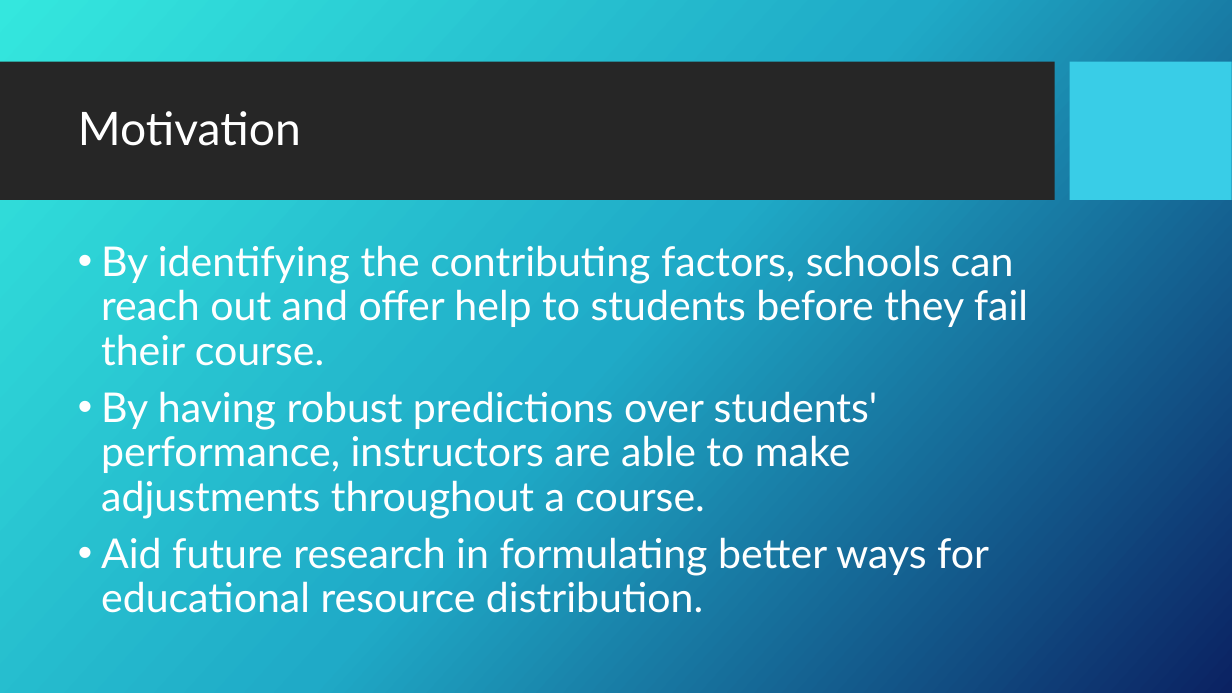
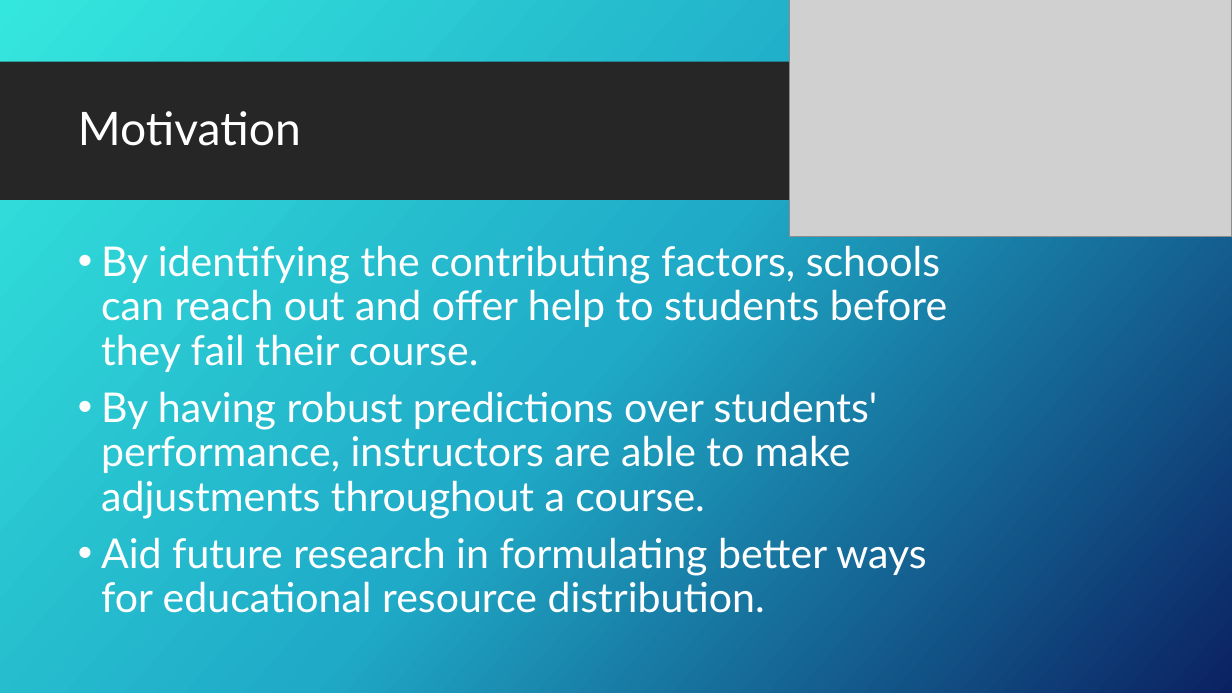
Before and after one commit to AmosChenZixuan/CIS_Research_Project, a slide deck: slide 3 of Proposal.pptx. Drawn at 1232x693 pixels with LibreOffice and Linux fonts; fonts in the diff are those of the drawing; grey boxes stand for pictures; background and template pictures are left out. Boxes give left, top, right and bottom in pixels: in the first picture for what was removed or moved away, otherwise in the second. Text is boxed around its words. In the diff, an @@ line names an element or a change of style, - is before the commit and + after.

Commit message:
Update Proposal.pptx
add pictures

```diff
--- a/Proposal.pptx
+++ b/Proposal.pptx
@@ picture added at (x1=789, y1=0, x2=1232, y2=237) @@
@@ text "By identifying the contributing factors, ..." rewrapped from (x1=101, y1=245, x2=1028, y2=613) to (x1=101, y1=245, x2=947, y2=613) @@
```
Also in this commit, not shown: 5 other slides changed.
